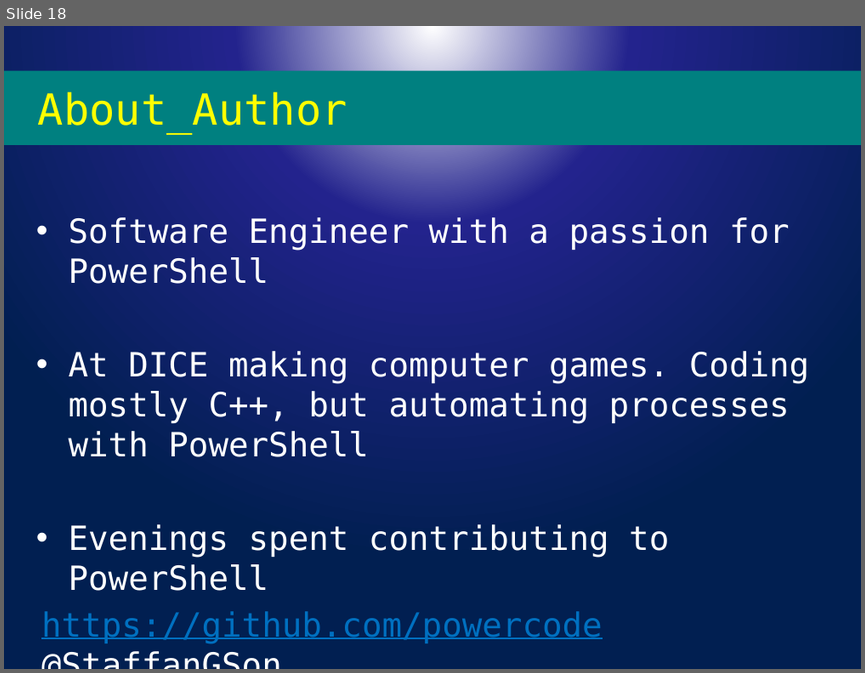
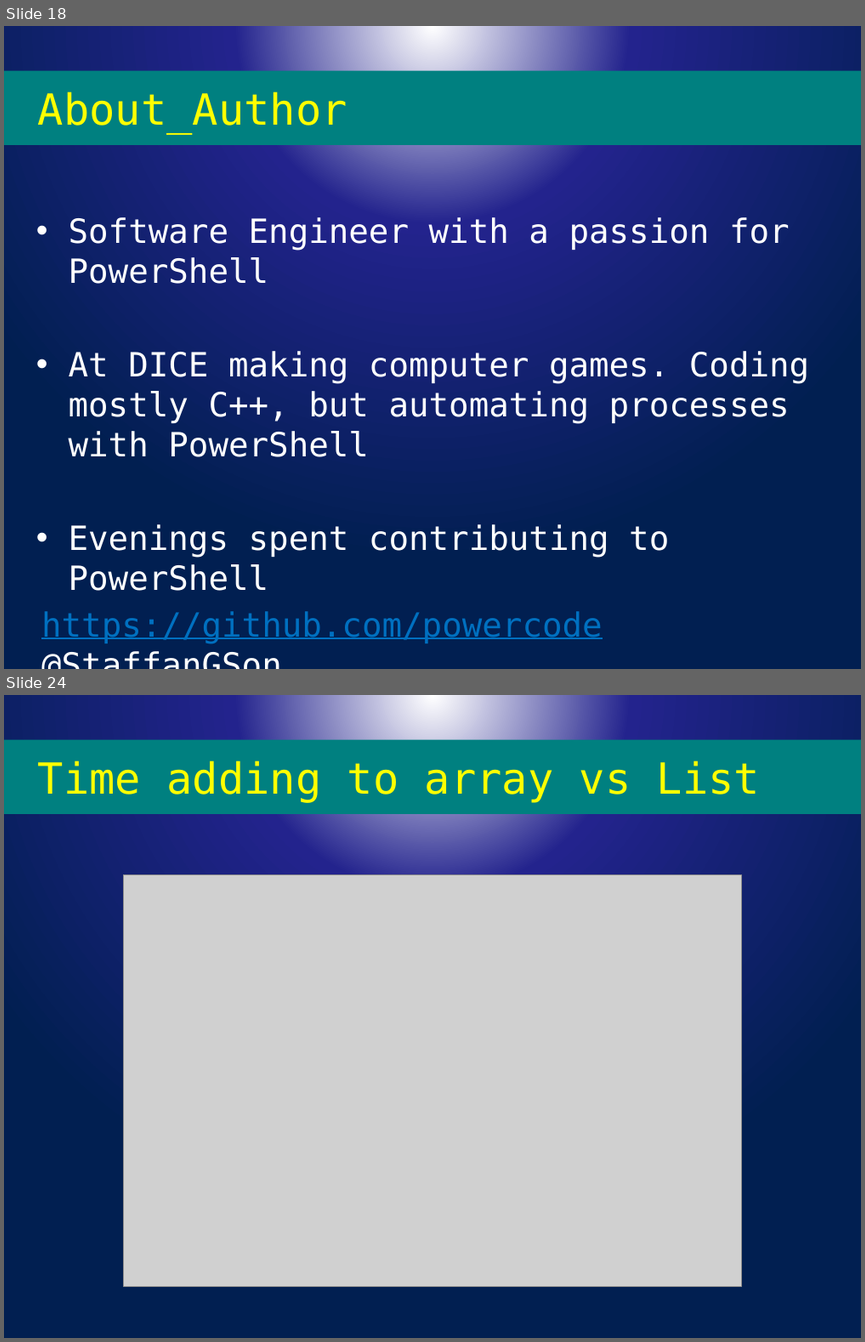
Before and after one commit to powercode/PSConfEU, a slide deck: PSCONFEU_Perf2017.pptx. Shown one above the other, each under a label of ours: slide 18 before the commit, slides 18 and 24 after it; the slides between them are not shown. The pictures are 865x673 and 865x1342 pixels, drawn with LibreOffice and Linux fonts; fonts in the diff are those of the drawing; grey boxes stand for pictures; background and template pictures are left out. Boxes give left, top, right and bottom in pixels: in the first picture for what was removed or moved away, otherwise in the second. Text is boxed around its words. In the diff, an @@ line names an element or a change of style, - is before the commit and + after.

```diff
--- a/PSCONFEU_Perf2017.pptx
+++ b/PSCONFEU_Perf2017.pptx
@@ slide 24 added at [4,695,861,1338], background picture (left out) @@
@@ title added at [4,739,861,814], fill #008080, 36 pt, text #FFFF00 @@
+Time adding to array vs List
@@ picture added at [124,875,742,1287] @@
```
Also in this commit, not shown: 5 other slides added, 17 other files.
